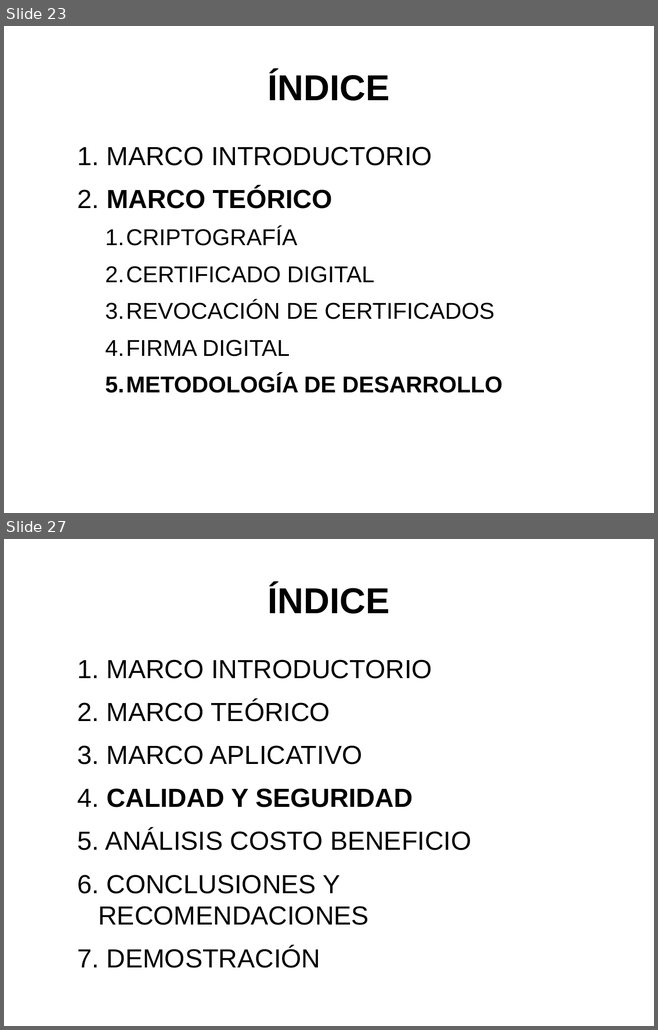
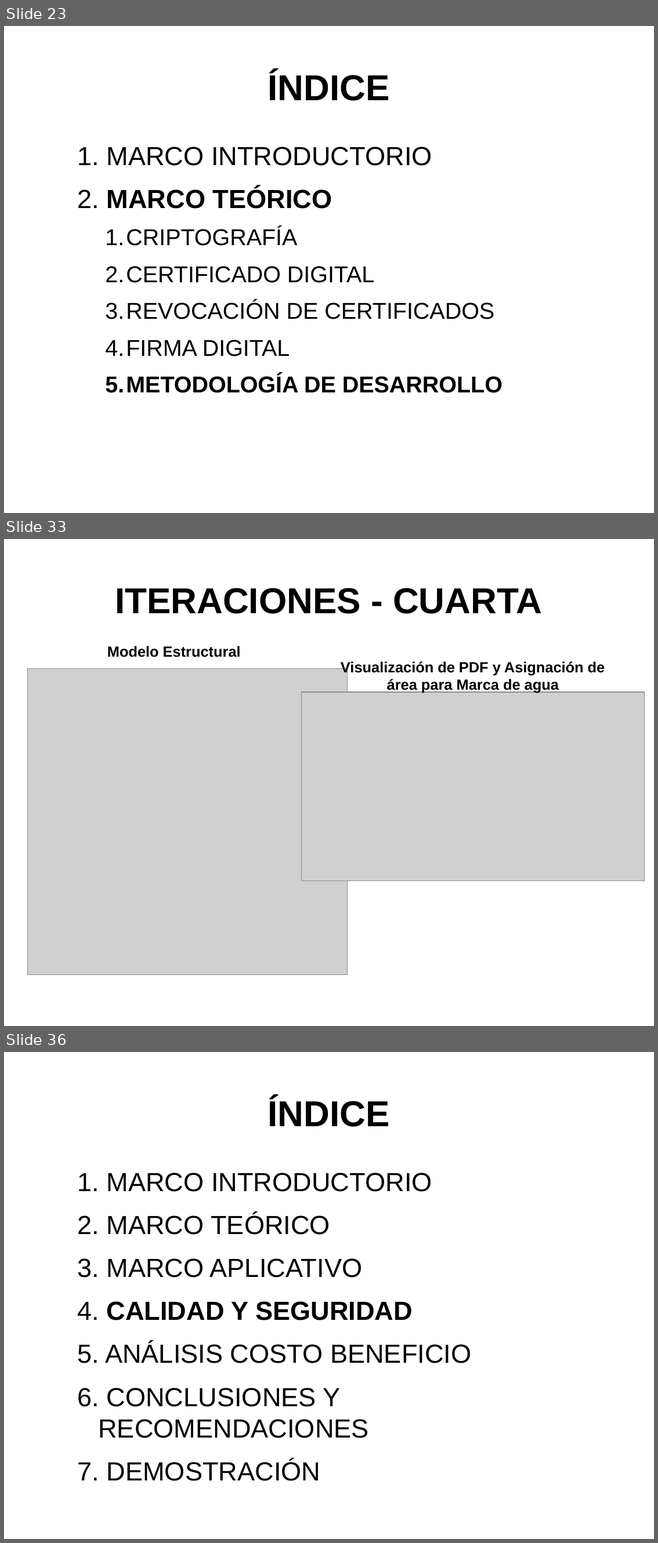
Before and after one commit to artmint/proyectoG, a slide deck: PRESENTACION - PROYECTO.odp. Shown one above the other, each under a label of ours: slides 23 and 27 before the commit, slides 23, 33 and 36 after it; the slides between them are not shown. The pictures are 658x1030 and 658x1543 pixels, drawn with LibreOffice and Linux fonts; fonts in the diff are those of the drawing; grey boxes stand for pictures. Boxes give left, top, right and bottom in pixels: in the first picture for what was removed or moved away, otherwise in the second. Text is boxed around its words. In the diff, an @@ line names an element or a change of style, - is before the commit and + after.

```diff
--- a/PRESENTACION - PROYECTO.odp
+++ b/PRESENTACION - PROYECTO.odp
@@ slide 33 added at (4,539,654,1026), background #FFFFFF @@
@@ title added at (115,588,542,614), 44 pt, text #000000, bold @@
+ITERACIONES - CUARTA
@@ text added at (107,646,241,657), 18 pt, text #000000, bold @@
+Modelo Estructural
@@ picture added at (28,669,348,975) @@
@@ text added at (340,661,605,693), 18 pt, text #000000, bold @@
+Visualización de PDF y Asignación de área para Marca de agua
@@ picture added at (301,692,644,881) @@
@@ what was slide 27 is now slide 36 @@
```
Also in this commit, not shown: 6 slides changed, 15 other slides added, 2 slides removed, 21 other files.
